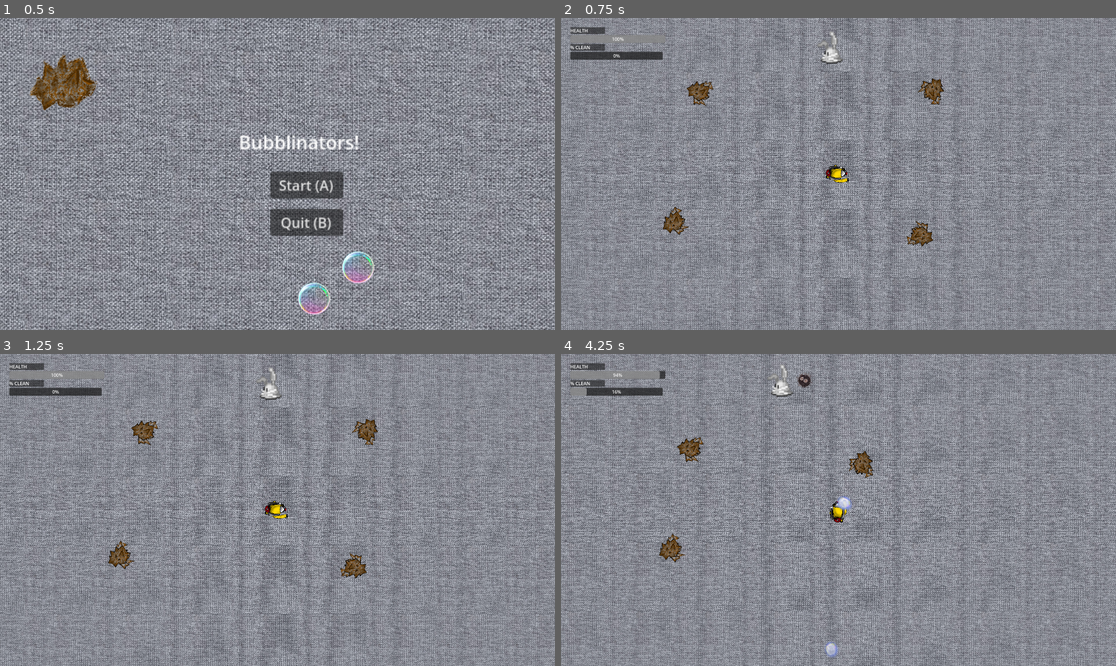
Above: before the commit, frames 1-4 (two rows, left to right).
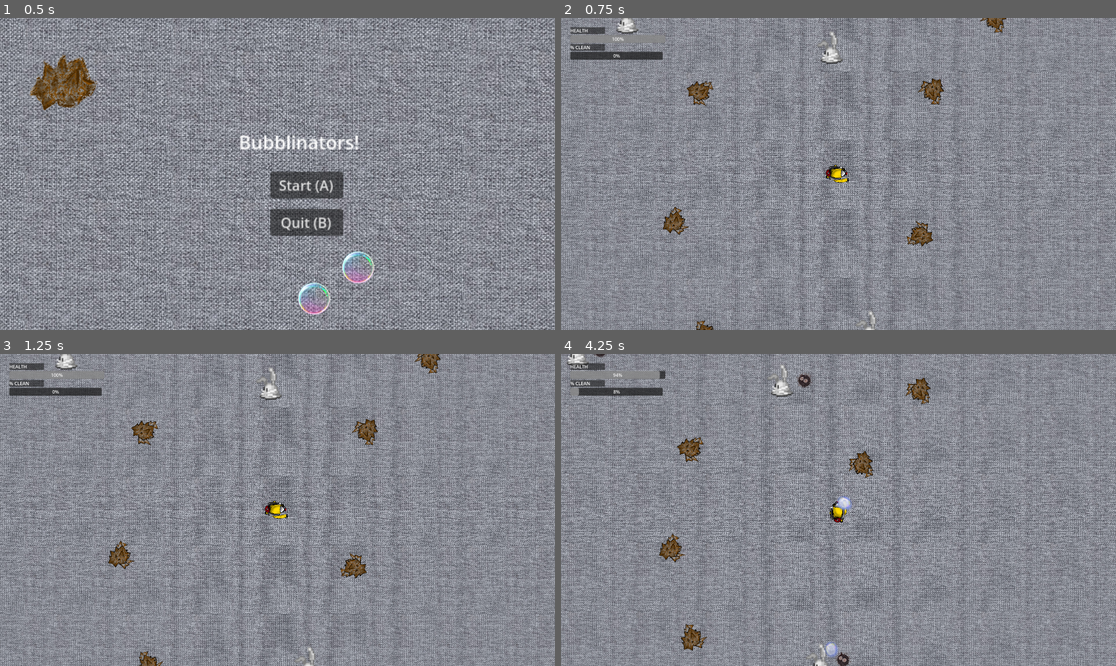
Above: after the commit, the same moments.

Repository: GGJ2025-Guac/GGJ2025
Game: Godot game, scene res://game_start.tscn
Same seed, same stepped clock (60 frames per second), same inputs: the game is played once before the commit and once after it.
Inputs:
- Up to frame 1 (0.5 s): no input
- Up to frame 2 (0.75 s): click "Start (A)" at 0.5 s
- Up to frame 3 (1.25 s): no input
- Up to frame 4 (4.25 s): hold D (right) 1.28-2.03 s; hold Space (bubble) 1.28-2.03 s; hold S (down) 2.03-2.78 s; tap Space (bubble) at 2.1, 3.6 s; hold D (right) 2.78-3.53 s; hold Space (bubble) 2.78-3.53 s; hold W (up) from 3.53 s (still down)

Frame 1 is identical in both runs. In frame 2, 0.4% of the frame differs, in the area x 10-81%, y 0-100%; in frame 3, 0.5%; in frame 4, 0.8%, in the area x 1-67%, y 0-100%.

Commit message:
more enemies

Diff:
--- a/testinggodot/main.gd
+++ b/testinggodot/main.gd
@@ -9,18 +9,13 @@
 
 # based on number of dirt (25) + dust bunnies (50)
 # hard-coded for now
-var clean_total: float = 150.0
+var clean_total: float = 150.0 + 150.0
 var clean_current: float = 0.0
 
 # Called when the node enters the scene tree for the first time.
 func _ready():
 	cleaner.connect("cleaner_shot_bubble", Callable(bubble_manager, "handle_bubble_spawned"))
 	cleaner.connect("cleaner_health_change", Callable(hud, "handle_health_change"))
-
-
-
-	clean_total = 150.0
-	clean_current = 0.0
 
 	if audio_player and not audio_player.playing:
 		audio_player.play()
--- a/testinggodot/main.tscn
+++ b/testinggodot/main.tscn
@@ -32,6 +32,12 @@
 [node name="DustBunny" parent="." instance=ExtResource("5_gu1uk")]
 position = Vector2(368, -584)
 
+[node name="DustBunny2" parent="." instance=ExtResource("5_gu1uk")]
+position = Vector2(-1152, -808)
+
+[node name="DustBunny3" parent="." instance=ExtResource("5_gu1uk")]
+position = Vector2(656, 1496)
+
 [node name="Dirt" parent="." instance=ExtResource("3_pk4hb")]
 position = Vector2(-616, -264)
 
@@ -43,6 +49,12 @@
 
 [node name="Dirt4" parent="." instance=ExtResource("3_pk4hb")]
 position = Vector2(1056, 832)
+
+[node name="Dirt5" parent="." instance=ExtResource("3_pk4hb")]
+position = Vector2(-576, 1568)
+
+[node name="Dirt6" parent="." instance=ExtResource("3_pk4hb")]
+position = Vector2(1616, -808)
 
 [node name="BubbleManager" type="Node2D" parent="."]
 script = ExtResource("3_um4ml")
